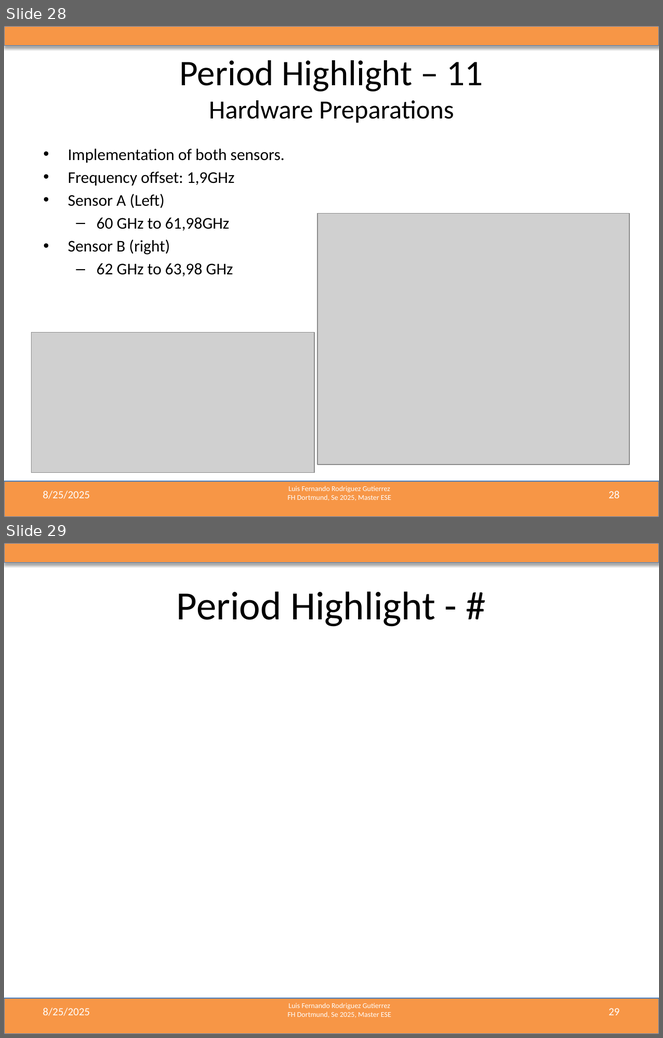
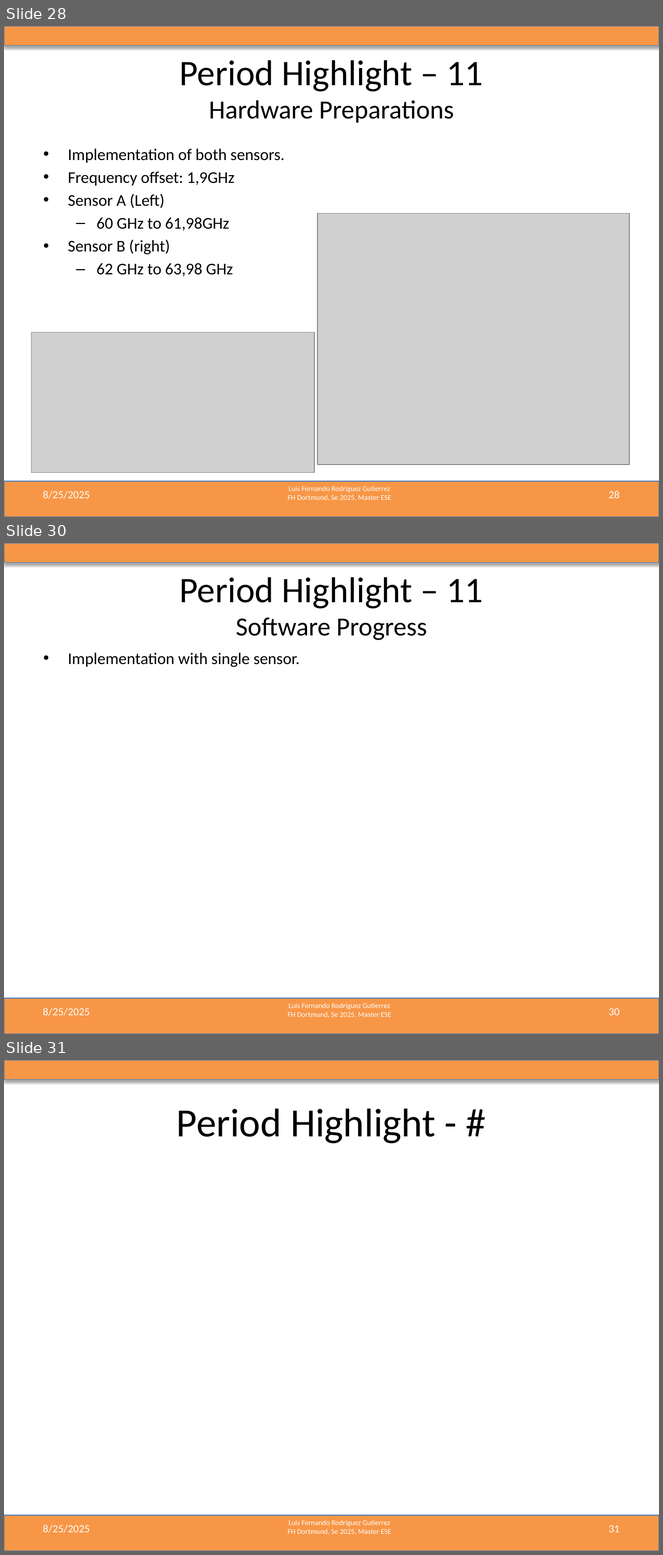
Before and after one commit to LF-RoGu/ResearchProject, a slide deck: 06_PresentationUpdates/Radar_ResearchProject.pptx. Shown one above the other, each under a label of ours: slides 28 and 29 before the commit, slides 28, 30 and 31 after it; the slides between them are not shown. The pictures are 663x1038 and 663x1555 pixels, drawn with LibreOffice and Linux fonts; fonts in the diff are those of the drawing; grey boxes stand for pictures. Boxes give left, top, right and bottom in pixels: in the first picture for what was removed or moved away, otherwise in the second. Text is boxed around its words. In the diff, an @@ line names an element or a change of style, - is before the commit and + after.

Commit message:
update 2

```diff
--- a/06_PresentationUpdates/Radar_ResearchProject.pptx
+++ b/06_PresentationUpdates/Radar_ResearchProject.pptx
@@ slide 30 added at [4, 543, 659, 1034], background #FFFFFF; not listed: 3 template elements that a slide beside it also shows @@
@@ title added at [179, 577, 483, 640], 39.6 pt, text #000000 @@
+Period Highlight – 11
+Software Progress
@@ text added at [68, 653, 300, 667], 18 pt, text #000000 @@
+• Implementation with single sensor.
@@ text added at [43, 1008, 90, 1016], 12 pt, text #FFFFFF @@
+8/25/2025
@@ page number added at [609, 1008, 620, 1016], 12 pt, text #FFFFFF @@
+30
@@ what was slide 29 is now slide 31 @@
@@ page number at [609, 1525, 620, 1533]: text changed @@
-29
+31
```
Also in this commit, not shown: 1 other slide added.
